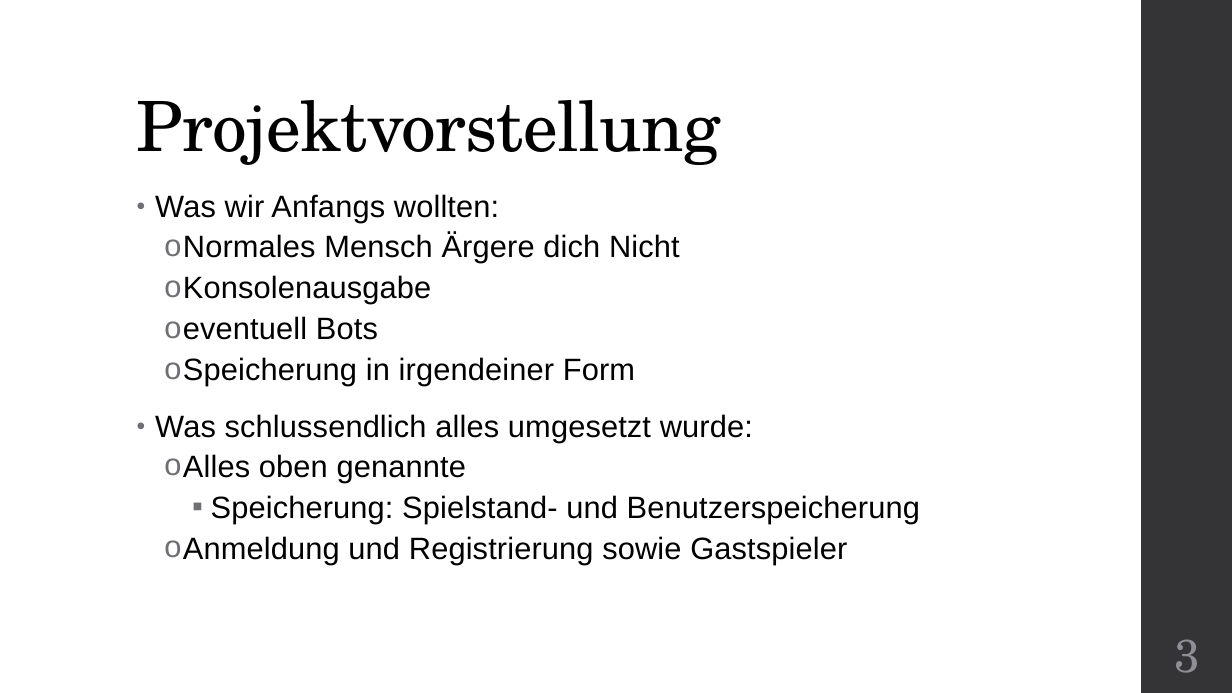
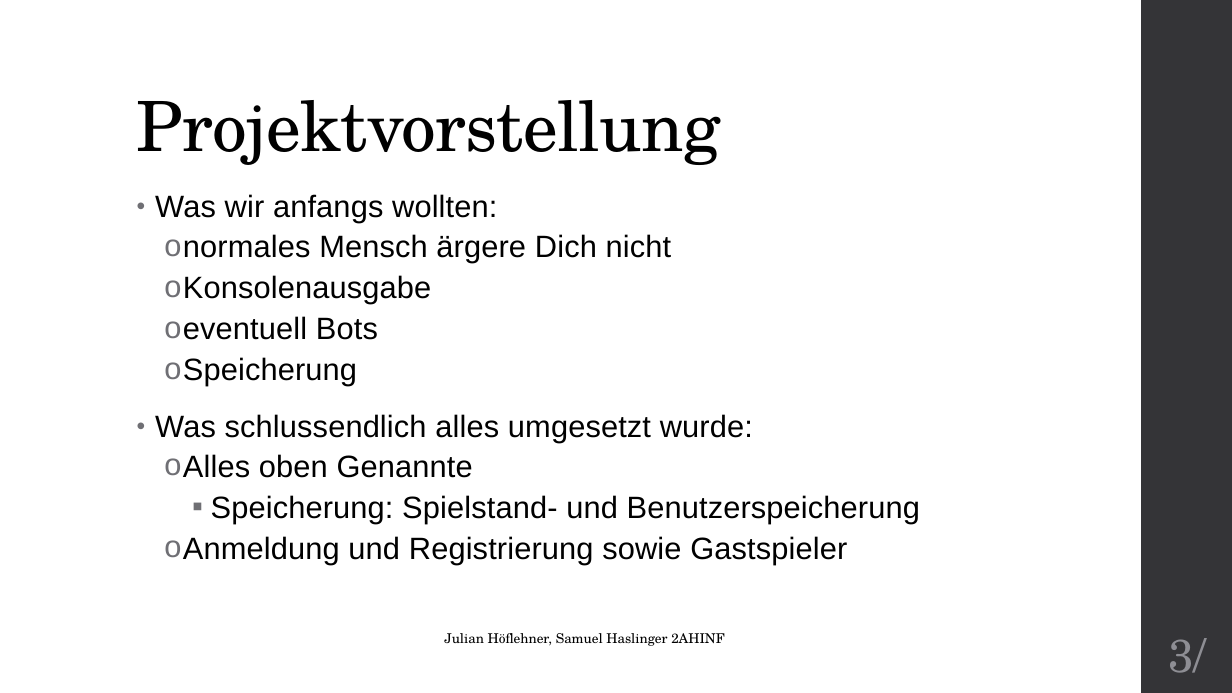
Before and after one commit to Wutze0/Mensch_Aergere_Dich_Nicht, a slide deck: slide 3 of MenschAergereDichNicht.pptx. Drawn at 1232x693 pixels with LibreOffice and Linux fonts; fonts in the diff are those of the drawing. Boxes give left, top, right and bottom in pixels: in the first picture for what was removed or moved away, otherwise in the second. Text is boxed around its words. In the diff, an @@ line names an element or a change of style, - is before the commit and + after.

```diff
--- a/MenschAergereDichNicht.pptx
+++ b/MenschAergereDichNicht.pptx
@@ text at (x1=155, y1=194, x2=672, y2=263): text changed @@
-• Was wir Anfangs wollten:
-  o Normales Mensch Ärgere dich Nicht
+• Was wir anfangs wollten:
+  o normales Mensch ärgere Dich nicht
@@ text at (x1=183, y1=357, x2=357, y2=386): text changed @@
-  o Speicherung in irgendeiner Form
+  o Speicherung
@@ text at (x1=183, y1=454, x2=473, y2=478): text changed @@
-  o Alles oben genannte
+  o Alles oben Genannte
@@ text added at (x1=444, y1=633, x2=725, y2=646), 10.5 pt, text #000000 @@
+Julian Höflehner, Samuel Haslinger 2AHINF
@@ page number at (x1=1168, y1=638, x2=1207, y2=673): text changed @@
-3
+3/
```
Also in this commit, not shown: 7 other slides changed, 16 slides added, 3 slides removed, 2 other files.
